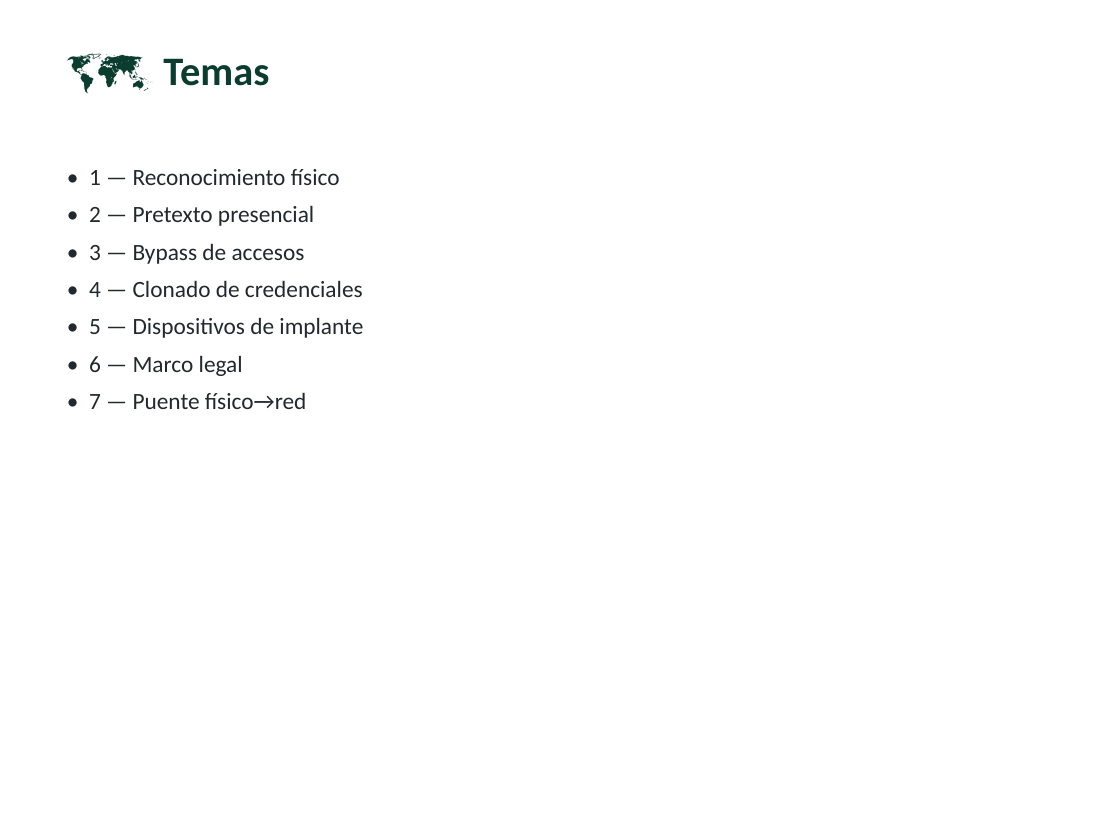
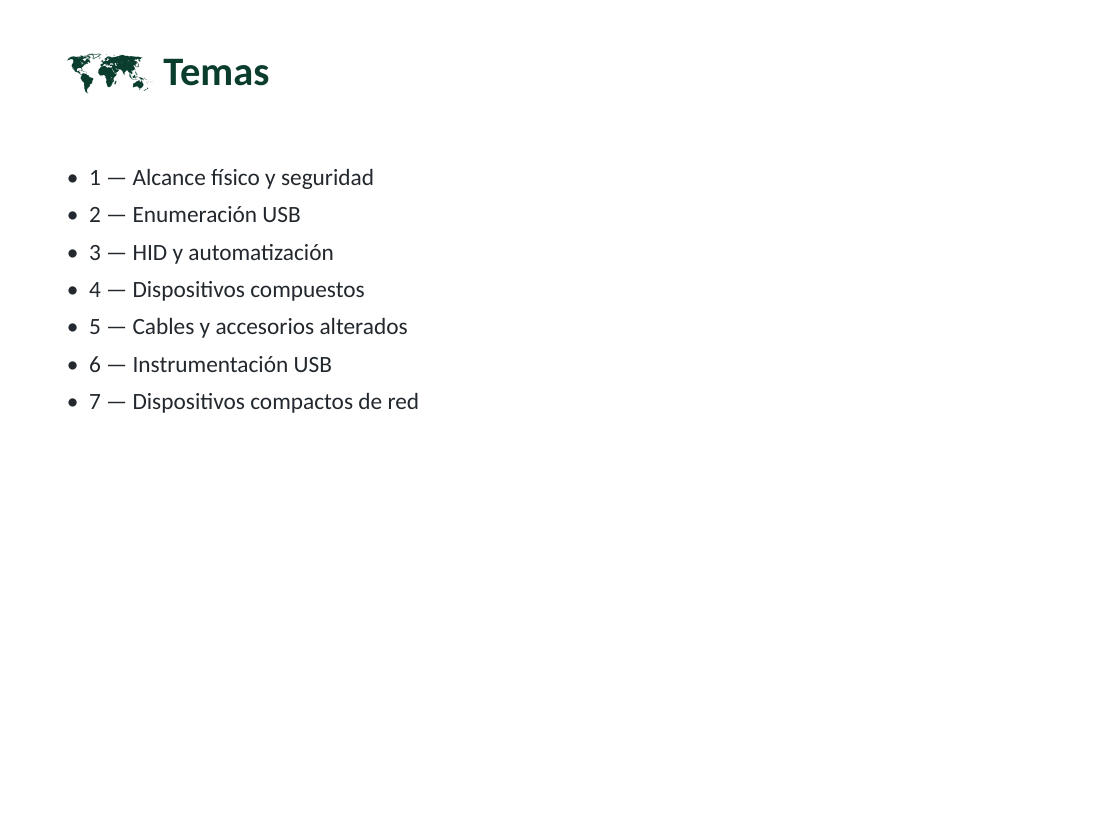
Before and after one commit to vladimiracunadev-create/modern-cybersecurity-program, a slide deck: slide 4 of classes/parte-7-red-team-y-operaciones-ofensivas/177-red-teaming-fisico/clase-177-presentacion.pptx. Drawn at 1120x840 pixels with LibreOffice and Linux fonts; fonts in the diff are those of the drawing. Boxes give left, top, right and bottom in pixels: in the first picture for what was removed or moved away, otherwise in the second. Text is boxed around its words. In the diff, an @@ line names an element or a change of style, - is before the commit and + after.

```diff
--- a/classes/parte-7-red-team-y-operaciones-ofensivas/177-red-teaming-fisico/clase-177-presentacion.pptx
+++ b/classes/parte-7-red-team-y-operaciones-ofensivas/177-red-teaming-fisico/clase-177-presentacion.pptx
@@ text at box(89, 168, 420, 413): text changed @@
-• 1 — Reconocimiento físico
-• 2 — Pretexto presencial
-• 3 — Bypass de accesos
-• 4 — Clonado de credenciales
-• 5 — Dispositivos de implante
-• 6 — Marco legal
-• 7 — Puente físico→red
+• 1 — Alcance físico y seguridad
+• 2 — Enumeración USB
+• 3 — HID y automatización
+• 4 — Dispositivos compuestos
+• 5 — Cables y accesorios alterados
+• 6 — Instrumentación USB
+• 7 — Dispositivos compactos de red
```
Also in this commit, not shown: 6 other slides changed, 9 slides added, 7 slides removed, 5 other files.
